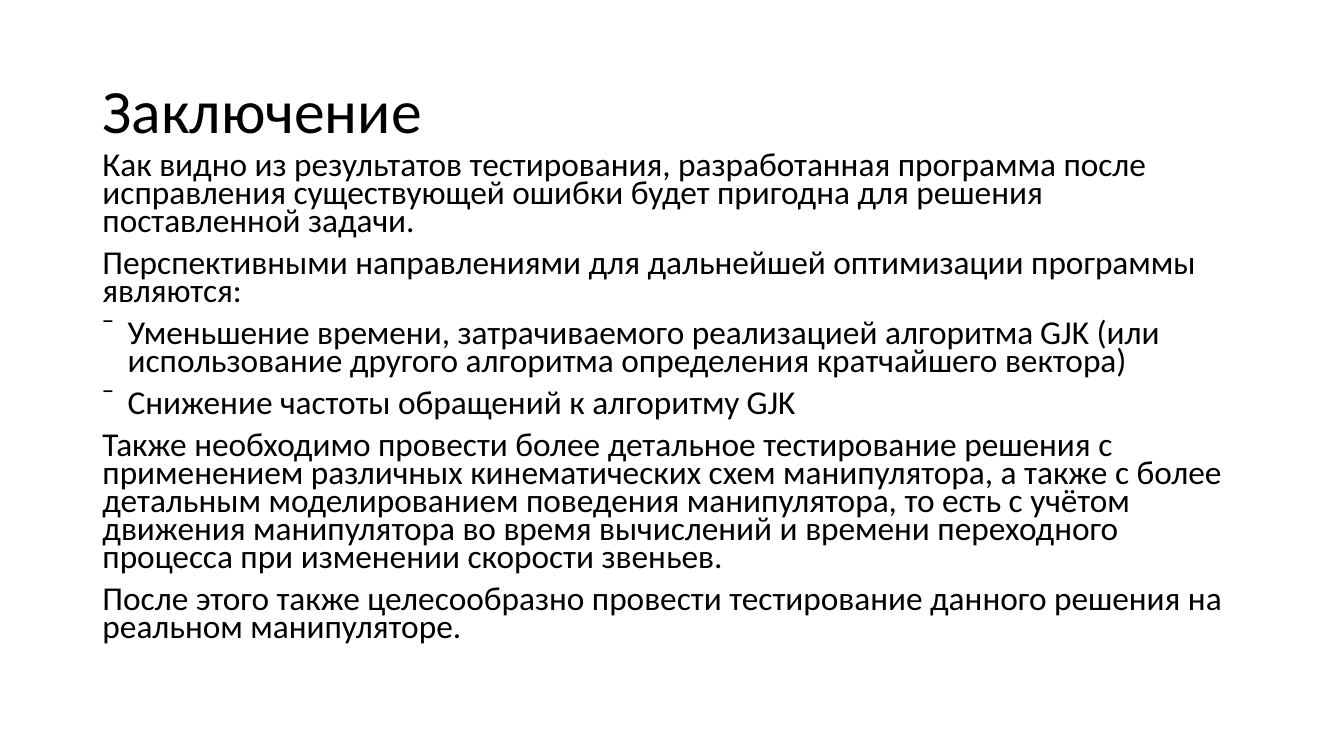
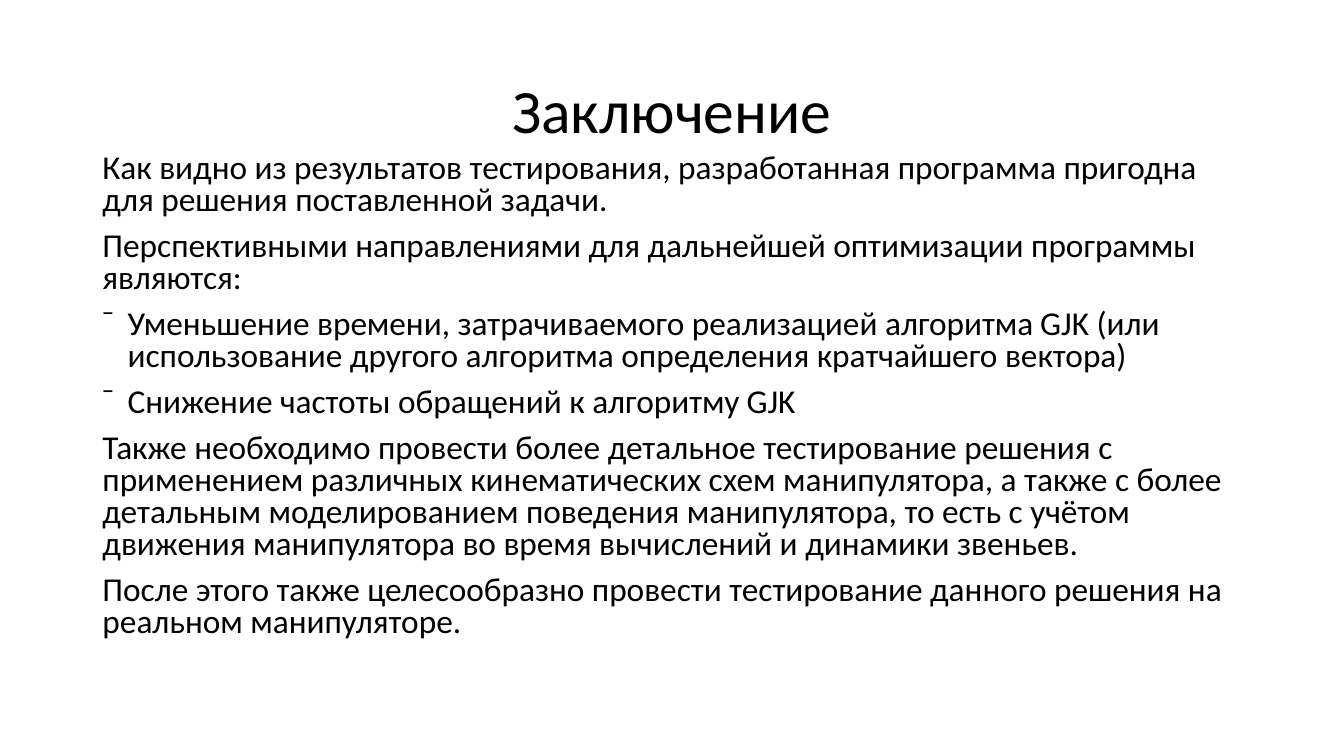
Before and after one commit to NikitaKhalyavin/NIR, a slide deck: slide 16 of семинар2Халявин.pptx. Drawn at 1344x756 pixels with LibreOffice and Linux fonts; fonts in the diff are those of the drawing. Boxes give left, top, right and bottom in pixels: in the first picture for what was removed or moved away, otherwise in the second. Text is boxed around its words. In the diff, an @@ line names an element or a change of style, - is before the commit and + after.

```diff
--- a/семинар2Халявин.pptx
+++ b/семинар2Халявин.pptx
@@ title "Заключение" at [512, 93, 831, 134]: alignment left to centre @@
@@ text at [102, 156, 1197, 217]: text changed @@
-Как видно из результатов тестирования, разработанная программа после исправления существующей ошибки будет пригодна для решения поставленной задачи.
+Как видно из результатов тестирования, разработанная программа пригодна для решения поставленной задачи.
@@ text at [102, 234, 1222, 639]: line spacing 0.7 to 0.8 @@
@@ text at [102, 436, 1222, 561]: text changed @@
-Также необходимо провести более детальное тестирование решения с применением различных кинематических схем манипулятора, а также с более детальным моделированием поведения манипулятора, то есть с учётом движения манипулятора во время вычислений и времени переходного процесса при изменении скорости звеньев.
+Также необходимо провести более детальное тестирование решения с применением различных кинематических схем манипулятора, а также с более детальным моделированием поведения манипулятора, то есть с учётом движения манипулятора во время вычислений и динамики звеньев.
```
Also in this commit, not shown: 14 other slides changed, 3 other files.
